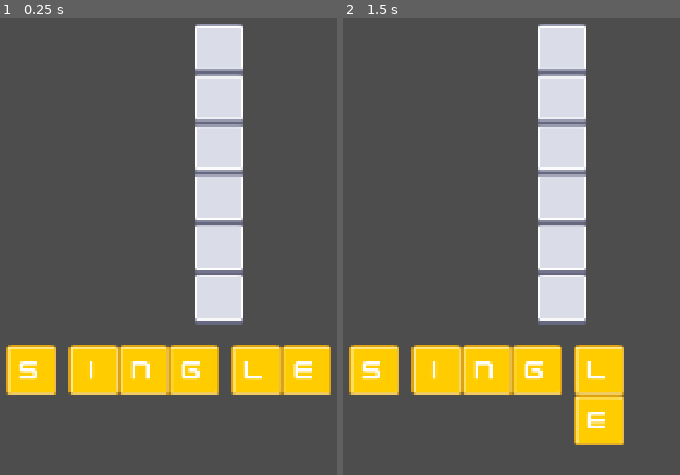
Above: before the commit, frames 1-2 (left to right).
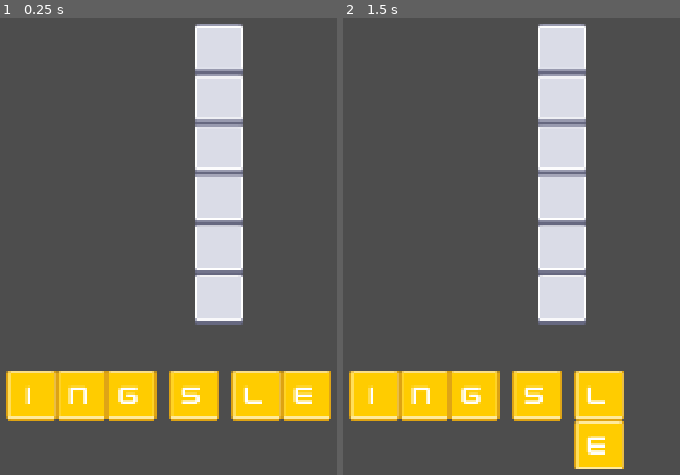
Above: after the commit, the same moments.

Repository: kieranmckey/graphemeG
Game: Godot game, scene res://scenes/game_level.tscn
Two runs of this game, one before a commit and one after it. Both use one fixed random seed, a clock stepped at 60 frames per second and the inputs below.
Inputs (mouse positions are in pixels of both pictures, inside the frame that each line leads up to):
- Up to frame 1 (0.25 s): no input
- Up to frame 2 (1.5 s): tap Enter at 0.5 s; move the mouse to (659, 374) at 0.52 s; click (659, 374) at 0.67 s; tap Space at 1.25 s; drag from (471, 452) to (outside the picture) at 1.27 s

The runs differ from the first frame. In frame 1, 12% of the frame differs, in the area x 1-99%, y 71-89%; in frame 2, 11%.

Commit message:
fix spacing

Diff:
--- a/data/tile_maps.json
+++ /dev/null
@@ -1,652 +0,0 @@
-{
-  "map1": [
-    [
-      0,
-      0,
-      0,
-      0,
-      0,
-      0,
-      0
-    ],
-    [
-      0,
-      0,
-      0,
-      0,
-      0,
-      0,
-      0
-    ],
-    [
-      0,
-      1,
-      1,
-      1,
-      1,
-      0,
-      0
-    ],
-    [
-      0,
-      0,
-      0,
-      0,
-      1,
-      0,
-      0
-    ],
-    [
-      0,
-      0,
-      0,
-      0,
-      1,
-      0,
-      0
-    ],
-    [
-      0,
-      0,
-      0,
-      0,
-      0,
-      0,
-      0
-    ],
-    [
-      0,
-      0,
-      0,
-      0,
-      0,
-      0,
-      0
-    ]
-  ],
-  "map2": [
-    [
-      0,
-      0,
-      0,
-      0,
-      0,
-      0,
-      0
-    ],
-    [
-      0,
-      1,
-      0,
-      0,
-      0,
-      0,
-      0
-    ],
-    [
-      0,
-      1,
-      0,
-      0,
-      0,
-      0,
-      0
-    ],
-    [
-      0,
-      1,
-      1,
-      1,
-      1,
-      0,
-      0
-    ],
-    [
-      0,
-      0,
-      0,
-      0,
-      1,
-      0,
-      0
-    ],
-    [
-      0,
-      0,
-      0,
-      0,
-      1,
-      0,
-      0
-    ],
-    [
-      0,
-      0,
-      0,
-      0,
-      0,
-      0,
-      0
-    ]
-  ],
-  "map3": [
-    [
-      0,
-      0,
-      0,
-      0,
-      0,
-      0,
-      0
-    ],
-    [
-      0,
-      1,
-      0,
-      0,
-      0,
-      0,
-      0
-    ],
-    [
-      0,
-      1,
-      0,
-      0,
-      0,
-      0,
-      0
-    ],
-    [
-      0,
-      1,
-      1,
-      1,
-      1,
-      1,
-      0
-    ],
-    [
-      0,
-      1,
-      0,
-      0,
-      1,
-      0,
-      0
-    ],
-    [
-      0,
-      0,
-      0,
-      0,
-      1,
-      0,
-      0
-    ],
-    [
-      0,
-      0,
-      0,
-      0,
-      0,
-      0,
-      0
-    ]
-  ],
-  "map4": [
-    [
-      0,
-      0,
-      0,
-      0,
-      0,
-      0,
-      0
-    ],
-    [
-      0,
-      0,
-      0,
-      0,
-      0,
-      0,
-      0
-    ],
-    [
-      0,
-      1,
-      1,
-      1,
-      1,
-      1,
-      0
-    ],
-    [
-      0,
-      1,
-      0,
-      0,
-      0,
-      1,
-      0
-    ],
-    [
-      0,
-      1,
-      1,
-      1,
-      1,
-      1,
-      0
-    ],
-    [
-      0,
-      0,
-      0,
-      0,
-      0,
-      0,
-      0
-    ],
-    [
-      0,
-      0,
-      0,
-      0,
-      0,
-      0,
-      0
-    ]
-  ],
-  "map5": [
-    [
-      0,
-      0,
-      0,
-      0,
-      0,
-      0,
-      0
-    ],
-    [
-      0,
-      0,
-      0,
-      0,
-      0,
-      1,
-      0
-    ],
-    [
-      0,
-      1,
-      0,
-      0,
-      0,
-      1,
-      0
-    ],
-    [
-      0,
-      1,
-      1,
-      1,
-      1,
-      1,
-      0
-    ],
-    [
-      0,
-      1,
-      0,
-      0,
-      0,
-      1,
-      0
-    ],
-    [
-      0,
-      1,
-      0,
-      0,
-      0,
-      0,
-      0
-    ],
-    [
-      0,
-      0,
-      0,
-      0,
-      0,
-      0,
-      0
-    ]
-  ],
-  "map6": [
-    [
-      0,
-      0,
-      0,
-      0,
-      0,
-      0,
-      0
-    ],
-    [
-      0,
-      1,
-      0,
-      0,
-      0,
-      0,
-      1
-    ],
-    [
-      0,
-      1,
-      0,
-      0,
-      0,
-      0,
-      1
-    ],
-    [
-      0,
-      1,
-      1,
-      1,
-      1,
-      1,
-      1
-    ],
-    [
-      0,
-      0,
-      0,
-      0,
-      1,
-      0,
-      0
-    ],
-    [
-      0,
-      0,
-      0,
-      0,
-      1,
-      0,
-      0
-    ],
-    [
-      0,
-      0,
-      0,
-      0,
-      0,
-      0,
-      0
-    ]
-  ],
-  "map7": [
-    [
-      0,
-      1,
-      0,
-      0,
-      0,
-      0,
-      0
-    ],
-    [
-      0,
-      1,
-      0,
-      0,
-      0,
-      1,
-      0
-    ],
-    [
-      0,
-      1,
-      0,
-      0,
-      0,
-      1,
-      0
-    ],
-    [
-      1,
-      1,
-      1,
-      1,
-      1,
-      1,
-      0
-    ],
-    [
-      0,
-      1,
-      0,
-      0,
-      0,
-      1,
-      0
-    ],
-    [
-      0,
-      1,
-      0,
-      0,
-      0,
-      0,
-      0
-    ],
-    [
-      0,
-      0,
-      0,
-      0,
-      0,
-      0,
-      0
-    ]
-  ],
-  "map8": [
-    [
-      0,
-      0,
-      0,
-      0,
-      0,
-      0,
-      0
-    ],
-    [
-      0,
-      1,
-      1,
-      1,
-      1,
-      1,
-      0
-    ],
-    [
-      0,
-      1,
-      0,
-      0,
-      0,
-      1,
-      0
-    ],
-    [
-      0,
-      1,
-      1,
-      1,
-      1,
-      1,
-      0
-    ],
-    [
-      0,
-      1,
-      0,
-      0,
-      0,
-      1,
-      0
-    ],
-    [
-      0,
-      1,
-      1,
-      1,
-      1,
-      1,
-      0
-    ],
-    [
-      0,
-      0,
-      0,
-      0,
-      0,
-      0,
-      0
-    ]
-  ],
-  "map9": [
-    [
-      0,
-      0,
-      1,
-      0,
-      0,
-      0,
-      0
-    ],
-    [
-      1,
-      1,
-      1,
-      1,
-      1,
-      1,
-      0
-    ],
-    [
-      0,
-      0,
-      1,
-      0,
-      0,
-      1,
-      0
-    ],
-    [
-      0,
-      0,
-      1,
-      0,
-      0,
-      1,
-      0
-    ],
-    [
-      0,
-      0,
-      1,
-      0,
-      0,
-      1,
-      0
-    ],
-    [
-      0,
-      0,
-      0,
-      0,
-      0,
-      1,
-      0
-    ],
-    [
-      0,
-      0,
-      0,
-      0,
-      0,
-      1,
-      0
-    ]
-  ],
-  "map10": [
-    [
-      0,
-      0,
-      0,
-      1,
-      0,
-      0,
-      0
-    ],
-    [
-      0,
-      0,
-      0,
-      1,
-      0,
-      0,
-      0
-    ],
-    [
-      0,
-      0,
-      0,
-      1,
-      0,
-      0,
-      0
-    ],
-    [
-      1,
-      1,
-      1,
-      1,
-      1,
-      1,
-      1
-    ],
-    [
-      0,
-      0,
-      0,
-      1,
-      0,
-      0,
-      0
-    ],
-    [
-      0,
-      0,
-      0,
-      1,
-      0,
-      0,
-      0
-    ],
-    [
-      0,
-      0,
-      0,
-      1,
-      0,
-      0,
-      0
-    ]
-  ]
-}
--- a/scripts/game_level.gd
+++ b/scripts/game_level.gd
@@ -78,6 +78,7 @@
 	_tray_root.add_child(_piece_tray)
 	var tray_y := origin.y + g_rows * Constants.WORLD_TILE_SIZE + Constants.BORDER_SIZE * 2.0
 	_piece_tray.initialize(Vector2(0.0, tray_y), vp.x)
+	pieces.shuffle()
 	_piece_tray.load_pieces(pieces)
 
 # -- Input -----------------------------------------------------------------
--- a/scripts/piece_tray.gd
+++ b/scripts/piece_tray.gd
@@ -24,24 +24,27 @@
 
 func load_pieces(pieces: Array) -> void:
 	_pieces = pieces.duplicate()
-	var x_cursor := PIECE_PADDING
+	var x := PIECE_PADDING
+	var y := 0.0
+	var row_h := 0.0
 
 	for piece in pieces:
 		var rect: Rect2 = piece.get_bounding_rect()
-		# Align left edge at x_cursor, centre vertically
-		var slot := Vector2(
-			x_cursor - rect.position.x,
-			-(rect.position.y + rect.size.y * 0.5))
+		# Wrap to next row when piece doesn't fit remaining width
+		if x > PIECE_PADDING and x + rect.size.x + PIECE_PADDING > _viewport_width:
+			y += row_h + PIECE_PADDING
+			x = PIECE_PADDING
+			row_h = 0.0
+		var slot := Vector2(x - rect.position.x, y - rect.position.y)
 		_piece_slots[piece] = slot
-		x_cursor += rect.size.x + PIECE_PADDING
-
-		# Reparent from scene root into container
+		x += rect.size.x + PIECE_PADDING
+		row_h = max(row_h, rect.size.y)
 		if piece.get_parent():
 			piece.get_parent().remove_child(piece)
 		_container.add_child(piece)
 		piece.position = slot
 
-	_total_width = x_cursor
+	_total_width = x
 
 # ── Public API ────────────────────────────────────────────────────────────────
 
@@ -69,9 +72,5 @@
 
 # ── Scroll ────────────────────────────────────────────────────────────────────
 
-func scroll_by(delta_x: float) -> void:
-	_scroll_offset = clamp(
-		_scroll_offset - delta_x,
-		0.0,
-		max(0.0, _total_width - _viewport_width))
-	_container.position.x = -_scroll_offset
+func scroll_by(_delta_x: float) -> void:
+	pass  # Wrap layout — no horizontal scrolling
